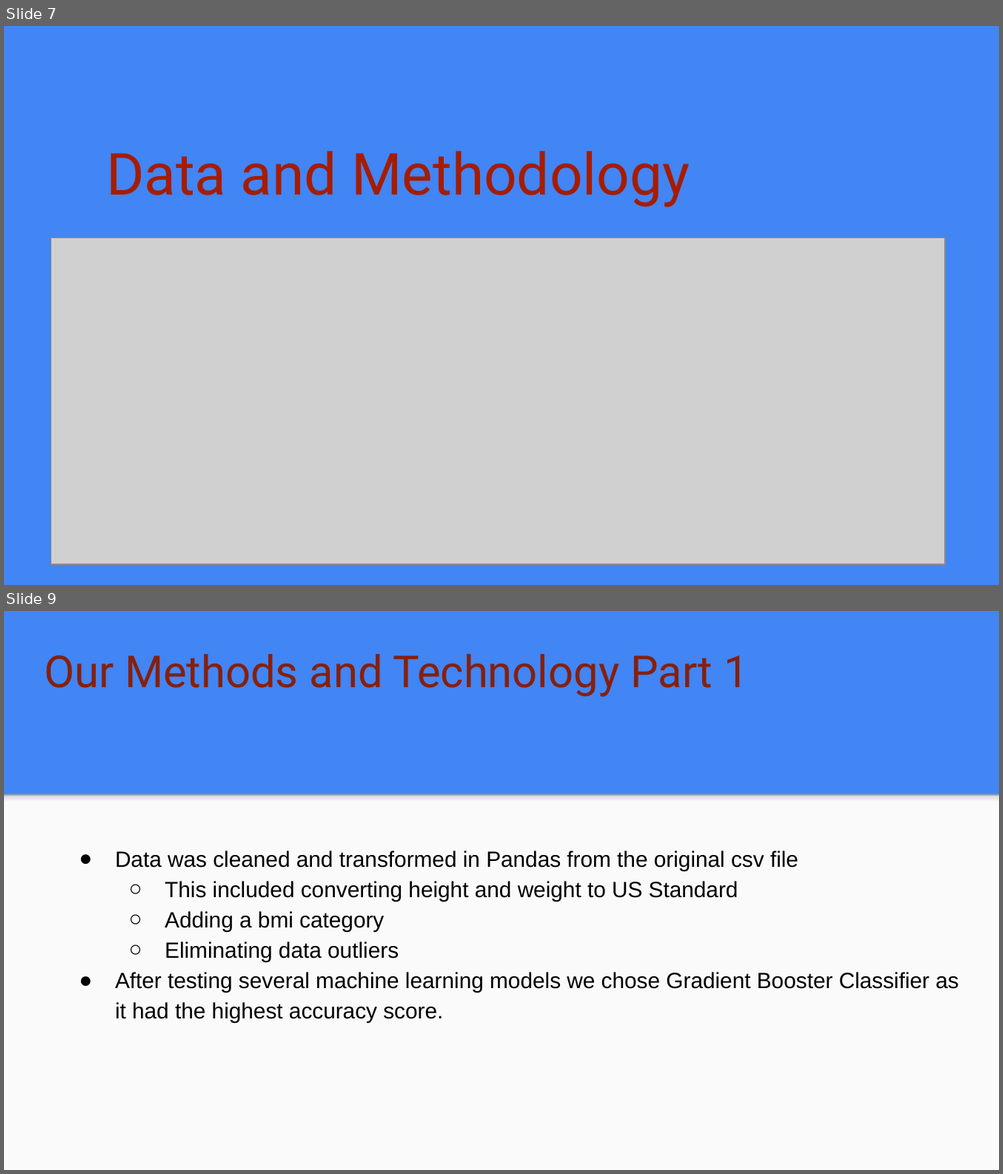
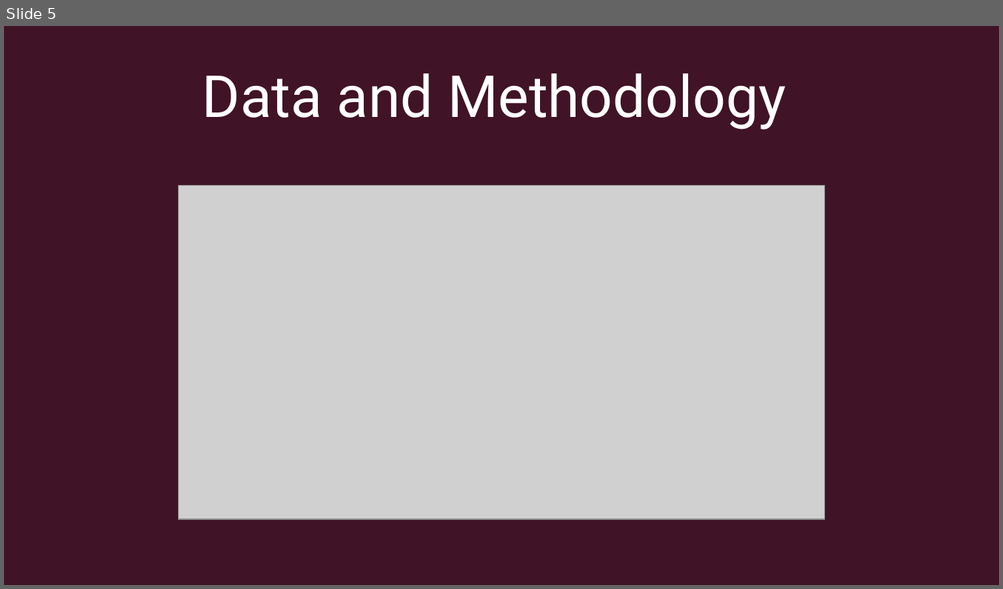
Before and after one commit to JGILINGER7/heart_disease_risk, a slide deck: presentation/Initial Presentation.pptx. Shown one above the other, each under a label of ours: slides 7 and 9 before the commit, slide 5 after it; the slides between them are not shown. The pictures are 1003x1174 and 1003x589 pixels, drawn with LibreOffice and Linux fonts; fonts in the diff are those of the drawing; grey boxes stand for pictures. Boxes give left, top, right and bottom in pixels: in the first picture for what was removed or moved away, otherwise in the second. Text is boxed around its words. In the diff, an @@ line names an element or a change of style, - is before the commit and + after.

```diff
--- a/presentation/Initial Presentation.pptx
+++ b/presentation/Initial Presentation.pptx
@@ slide 9 removed at (4,611,999,1170), background #4285F4 @@
@@ title removed at (44,654,748,697) @@
-Our Methods and Technology Part 1
@@ rectangle removed at (4,794,999,1170) @@
@@ rectangle removed at (4,794,999,806) @@
@@ text removed at (115,851,958,1023) @@
-● Data was cleaned and transformed in Pandas from the original csv file
-  ○ This included converting height and weight to US Standard
-  ○ Adding a bmi category
-  ○ Eliminating data outliers
-● After testing several machine learning models we chose Gradient Booster Classifier as it had the highest accuracy score.
@@ what was slide 7 is now slide 5 @@
@@ slide 5 changed as well @@
@@ background #4285F4 to #411326 @@
@@ title "Data and Methodology": place and size @@
-title "Data and Methodology" at (106,151,689,207)
+title "Data and Methodology" at (202,73,785,130)
@@ title "Data and Methodology" at (202,73,785,130): text colour #A61C00 to #FFFFFF; alignment left to centre @@
@@ picture: place and size @@
-picture at (51,238,945,565)
+picture at (178,186,823,520)
```
Also in this commit, not shown: 6 other slides changed, 6 slides added, 8 other slides removed.
